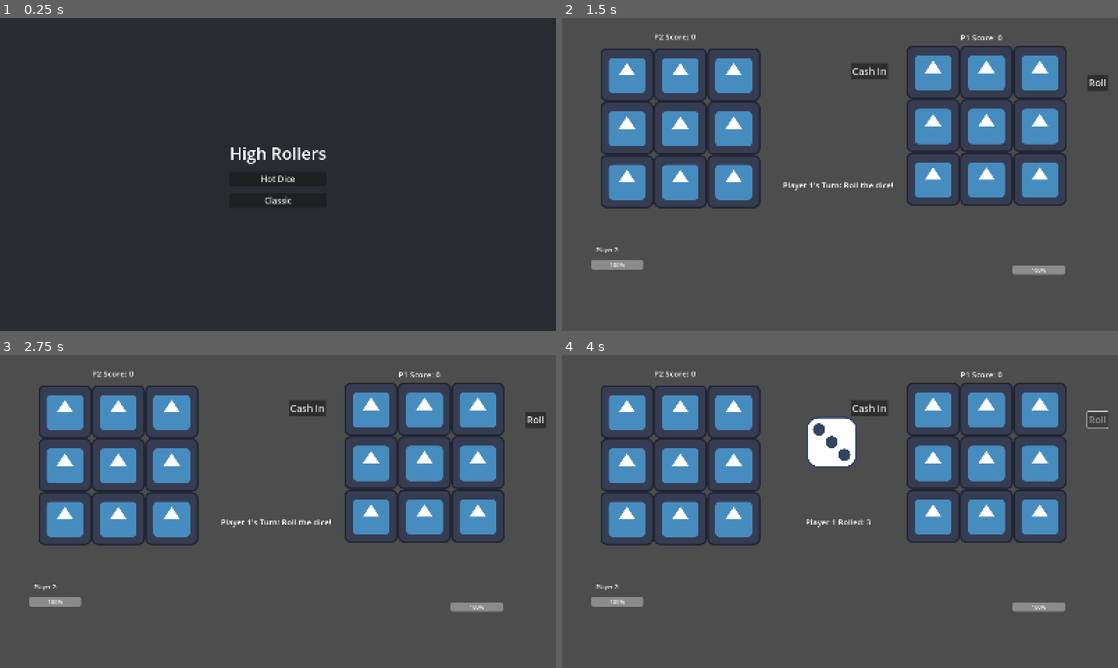
Above: before the commit, frames 1-4 (two rows, left to right).
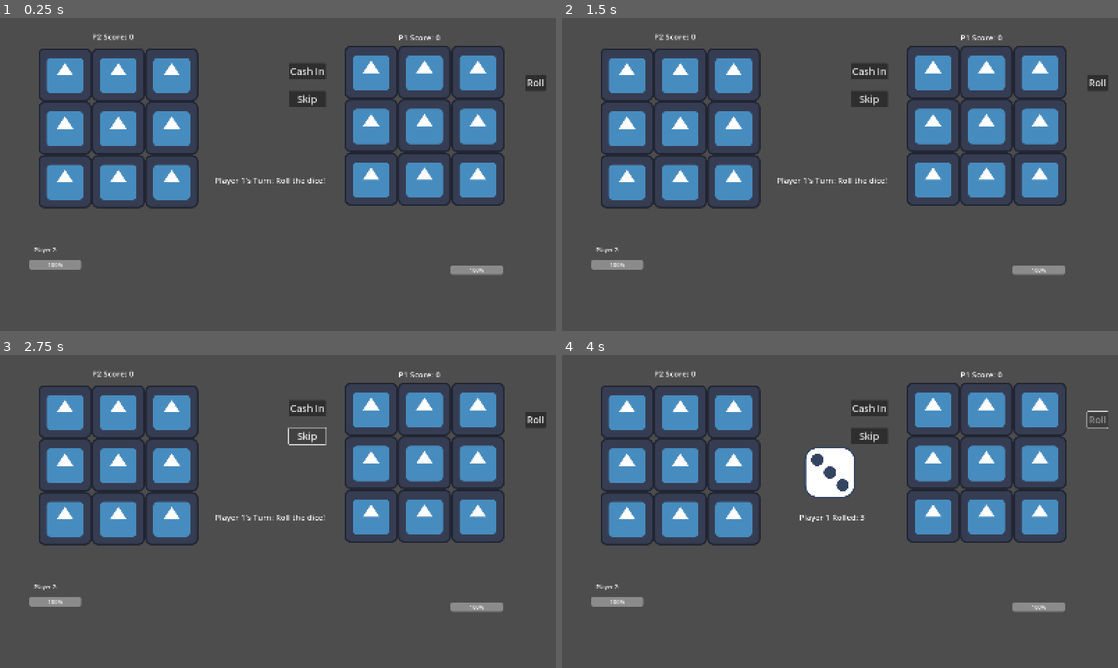
Above: after the commit, the same moments.

Repository: ggary104/High-Rollers
Game: Godot game, scene res://scenes/game.tscn
Same seed, same stepped clock (60 frames per second), same inputs: the game is played once before the commit and once after it. Before the commit the project starts from res://scenes/main_menu.tscn. The engine's default icon, where the game draws it, is replaced by a stand-in: a white triangle on a blue panel in a dark square.
Inputs (mouse positions are in pixels of both pictures, inside the frame that each line leads up to):
- Up to frame 1 (0.25 s): no input
- Up to frame 2 (1.5 s): click (840, 177) at 0.5 s, where only the run before the commit has a clickable "Hot Dice"; click (840, 199) at 1.25 s, where only the run before the commit has a clickable "Two Player"
- Up to frame 3 (2.75 s): click (305, 436) at 2 s, where only the run after the commit has a clickable "Skip"
- Up to frame 4 (4 s): click (867, 436) at 2.75 s, where only the run after the commit has a clickable "Skip"; click "Roll" at 3.5 s

The runs differ from the first frame. In frame 1, 96% of the frame differs, in the area x 0-100%, y 0-100%; in frame 2, 0.6%; in frame 3, 0.5%; in frame 4, 2.5%.

Commit message:
Complete skipping turn feature with computer also skipping turns

Diff:
--- a/game/project.godot
+++ b/game/project.godot
@@ -11,7 +11,7 @@
 [application]
 
 config/name="High Rollers"
-run/main_scene="uid://m70qkunbxsx7"
+run/main_scene="uid://ri14qd14hhu6"
 config/features=PackedStringArray("4.5", "Mobile")
 config/icon="res://icon.svg"
 
--- a/game/scenes/game.gd
+++ b/game/scenes/game.gd
@@ -32,10 +32,13 @@
 @onready var player2_score_label = $"UI-Elements/Player2Score" as Label
 @onready var player1_roll_button = $"UI-Elements/Player1RollButton" as Button
 @onready var player2_roll_button = $"UI-Elements/Player2RollButton" as Button
+@onready var player1_skip_button = $"UI-Elements/Player1SkipTurnButton" as Button
+@onready var player2_skip_button = $"UI-Elements/Player2SkipTurnButton" as Button
 @onready var turn_indicator_label = $"UI-Elements/TurnIndicator" as Label
 @onready var player1_dice_grid = $Board/DiceGrid as DiceGrid
 @onready var player2_dice_grid = $Board/DiceGrid2 as DiceGrid
 @onready var dice_spawn_position = $Board/DiceSpawnPosition as Marker2D
+
 
 #Variable for player 1 and player 2 cash in button used for attacking the health
 @onready var player1_cash_in_button = $"UI-Elements/Player1CashInButton" as Button
@@ -52,6 +55,8 @@
 	player2_roll_button.visible = false
 	player1_cash_in_button.visible = false
 	player2_cash_in_button.visible = false
+	player1_skip_button.visible = false
+	player2_skip_button.visible = false
 
 	if GameManager.playerNumber == 1:
 		is_player2_human = false
@@ -70,10 +75,15 @@
 	player1_roll_button.visible = true
 	player2_roll_button.visible = false
 
+
 	player1_cash_in_button.visible = true
 	player1_cash_in_button.disabled = false
 	player2_cash_in_button.visible = false
 
+	player1_skip_button.visible = true
+	player1_skip_button.disabled=false
+	player2_skip_button.visible = false
+
 	update_ui()
 
 
@@ -81,15 +91,17 @@
 	update_ui()
 	player1_roll_button.disabled = true
 	player1_roll_button.visible = false
+	player1_cash_in_button.visible = false
+	player1_skip_button.disabled = true
+	player1_skip_button.visible = false
+
 
 	if is_player2_human:
 		player2_roll_button.disabled = false
 		player2_roll_button.visible = true
-		player1_roll_button.visible = false
 
 		player2_cash_in_button.visible = true
 		player2_cash_in_button.disabled = false
-		player1_cash_in_button.visible = false
 	else:
 		computer_turn()
 
@@ -169,18 +181,28 @@
 		await computer_cash_in()
 
 	var cash_in_chance: float = 0.3
+	var skip_chance: float = 0.2
+
 
 	if player2_score > 0 and randf() < cash_in_chance:
 		await computer_cash_in()
 	else:
 		await get_tree().create_timer(.8).timeout  # delay before roll
 		roll_dice()
-		await get_tree().create_timer(1.2).timeout  # delay before placing dice
-		var choice: Vector2i = computer_choice() #Then get the best choice
-		var tile: DiceTile = player2_dice_grid.get_tile(choice)
-		place_dice(tile)
-
-	update_ui()
+		if randf() < skip_chance:
+			await computer_skip_turn()
+		else:
+			await get_tree().create_timer(1.2).timeout  # delay before placing dice
+			var choice: Vector2i = computer_choice() #Then get the best choice
+			var tile: DiceTile = player2_dice_grid.get_tile(choice)
+			place_dice(tile)
+
+	update_ui()
+
+func computer_skip_turn():
+	turn_indicator_label.text = "Computer Skipped!"
+	await get_tree().create_timer(1.2).timeout
+	skip_turn()
 
 
 func computer_cash_in() -> void:
@@ -439,3 +461,28 @@
 	print(player2_rows[2])
 
 	print("\n")
+
+
+#Skip Turn
+
+func skip_turn():
+	if game_over:
+		return
+
+	##Only give ability to skip if the player has alteast rolled something
+	if current_dice == null:
+		return
+	##Clear up the current rolled number and update turn and switch turns
+	current_dice.destroy()
+	current_dice = null
+	update_ui()
+	switch_turn()
+
+func _on_player_1_skip_turn_button_pressed() -> void:
+	skip_turn()
+
+
+
+
+func _on_player_2_skip_turn_button_pressed() -> void:
+	skip_turn()
--- a/game/scenes/game.tscn
+++ b/game/scenes/game.tscn
@@ -32,10 +32,10 @@
 [node name="TurnIndicator" type="Label" parent="UI-Elements"]
 anchors_preset = 10
 anchor_right = 1.0
-offset_left = -5.0
-offset_top = 464.0
-offset_right = -5.0
-offset_bottom = 496.0
+offset_left = 691.0
+offset_top = 450.0
+offset_right = -738.0
+offset_bottom = 482.0
 grow_horizontal = 2
 theme_override_font_sizes/font_size = 23
 text = "Who's Turn Is It"
@@ -62,10 +62,10 @@
 anchor_top = 1.0
 anchor_right = 0.5
 anchor_bottom = 1.0
-offset_left = -755.0
-offset_top = -735.0
-offset_right = -696.0
-offset_bottom = -688.0
+offset_left = -766.0
+offset_top = -737.0
+offset_right = -707.0
+offset_bottom = -690.0
 grow_horizontal = 2
 grow_vertical = 0
 theme_override_font_sizes/font_size = 28
@@ -129,13 +129,29 @@
 theme_override_font_sizes/font_size = 28
 text = "Cash In"
 
+[node name="Player1SkipTurnButton" type="Button" parent="UI-Elements"]
+offset_left = 831.0
+offset_top = 210.0
+offset_right = 938.0
+offset_bottom = 257.0
+theme_override_font_sizes/font_size = 28
+text = "Skip"
+
 [node name="Player2CashInButton" type="Button" parent="UI-Elements"]
-offset_left = 601.0
-offset_top = 139.0
-offset_right = 708.0002
-offset_bottom = 186.0
+offset_left = 589.0
+offset_top = 130.0
+offset_right = 696.0002
+offset_bottom = 177.0
 theme_override_font_sizes/font_size = 28
 text = "Cash In"
+
+[node name="Player2SkipTurnButton" type="Button" parent="UI-Elements"]
+offset_left = 589.0
+offset_top = 210.0
+offset_right = 696.0002
+offset_bottom = 257.0
+theme_override_font_sizes/font_size = 28
+text = "Skip"
 
 [node name="Board" type="Node2D" parent="."]
 position = Vector2(3, 45)
@@ -147,9 +163,11 @@
 position = Vector2(184, 118)
 
 [node name="DiceSpawnPosition" type="Marker2D" parent="Board"]
-position = Vector2(776, 251)
+position = Vector2(771, 338)
 
 [connection signal="pressed" from="UI-Elements/Player1RollButton" to="." method="_on_roll_button_pressed"]
 [connection signal="pressed" from="UI-Elements/Player2RollButton" to="." method="_on_roll_button_pressed"]
 [connection signal="pressed" from="UI-Elements/Player1CashInButton" to="." method="_on_player_1_cash_in_button_pressed"]
+[connection signal="pressed" from="UI-Elements/Player1SkipTurnButton" to="." method="_on_player_1_skip_turn_button_pressed"]
 [connection signal="pressed" from="UI-Elements/Player2CashInButton" to="." method="_on_player_2_cash_in_button_pressed"]
+[connection signal="pressed" from="UI-Elements/Player2SkipTurnButton" to="." method="_on_player_2_skip_turn_button_pressed"]
